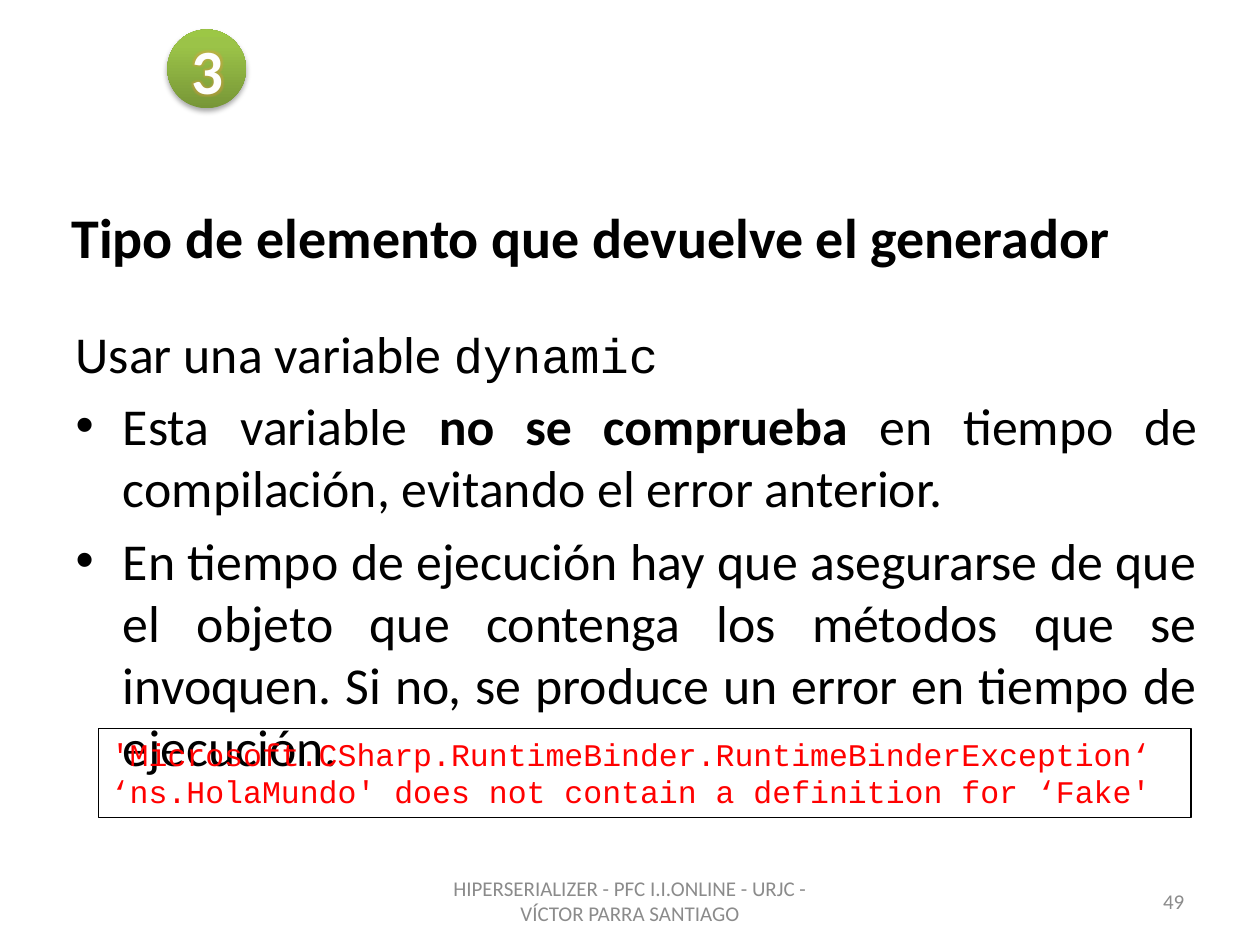
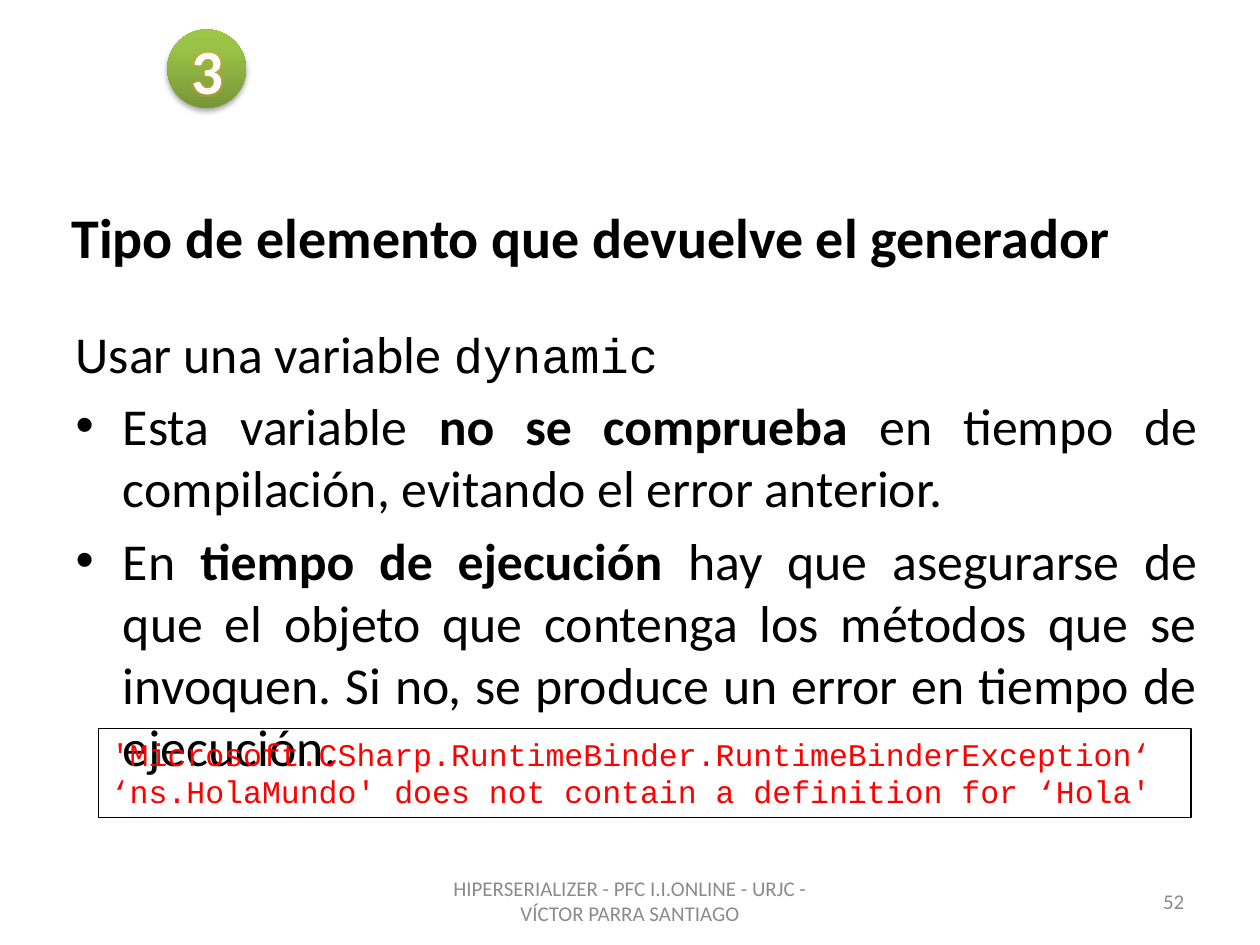
Before and after one commit to vitiparra/ProyectoFinDeCarrera, a slide deck: slide 52 of Memoria/PFC HiperSerializer OK.pptx (slide 49 before the commit). Drawn at 1260x945 pixels with LibreOffice and Linux fonts; fonts in the diff are those of the drawing; background and template pictures are left out. Boxes give left, top, right and bottom in pixels: in the first picture for what was removed or moved away, otherwise in the second. Text is boxed around its words. In the diff, an @@ line names an element or a change of style, - is before the commit and + after.

```diff
--- a/Memoria/PFC HiperSerializer OK.pptx
+++ b/Memoria/PFC HiperSerializer OK.pptx
@@ text at [123,543,1197,713]: bold on in "tiempo de ejecución" @@
@@ text in rectangle at [111,781,1150,804]: text changed @@
-‘ns.HolaMundo' does not contain a definition for ‘Fake'
+‘ns.HolaMundo' does not contain a definition for ‘Hola'
@@ page number at [1163,895,1184,909]: text changed @@
-49
+52
```
Also in this commit, not shown: 22 other slides changed, 5 slides added, 2 other files.
